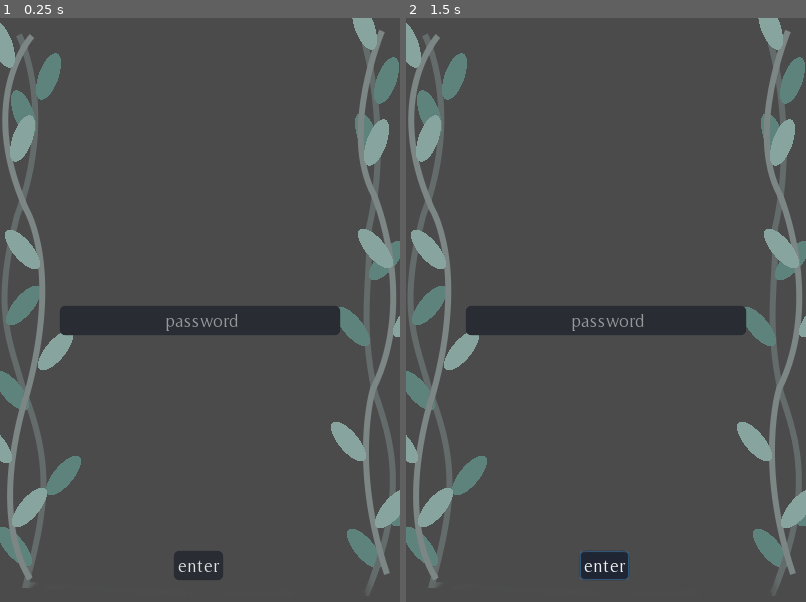
Above: before the commit, frames 1-2 (left to right).
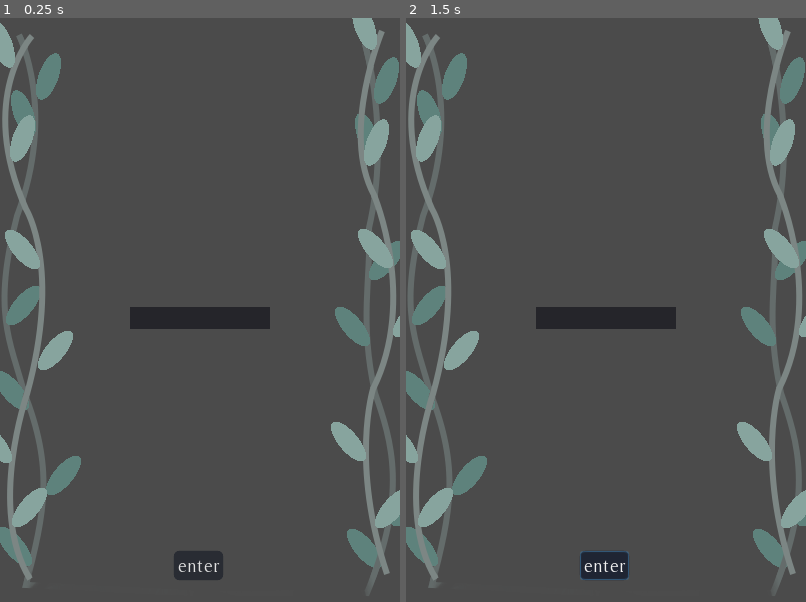
Above: after the commit, the same moments.

Repository: the-alex-g/QuenyaFlashcards
Game: Godot game, scene res://PasswordScreen.tscn
Same seed, same stepped clock (60 frames per second), same inputs: the game is played once before the commit and once after it.
Inputs:
- Up to frame 1 (0.25 s): no input
- Up to frame 2 (1.5 s): click "enter" at 0.5 s; click "enter" at 1.25 s

The runs differ from the first frame. In frame 1, 2.3% of the frame differs, in the area x 15-85%, y 49-55%; in frame 2, 2.3%.

Commit message:
Change password entering so it works on web

Diff:
--- a/project/Main.gd
+++ b/project/Main.gd
@@ -37,6 +37,7 @@
 
 func _get_list(lesson_number:String)->void:
 	_lesson_picker.visible = false
+	_word_list_display.text = ''
 	var words:Dictionary = get('LESS_'+lesson_number+'_WORDS')
 	for word in words:
 		_word_list_display.text += word +': '+words[word]+'\n'
--- a/project/PasswordScreen.gd
+++ b/project/PasswordScreen.gd
@@ -5,7 +5,7 @@
 # enums
 
 # constants
-const PASSWORD := 'Grey Havens'
+const PASSWORD := 'GREY HAVENS'
 
 # exported variables
 
@@ -13,23 +13,44 @@
 var _ignore
 
 # onready variables
-onready var _password_field := $Password
+onready var _password_field := $Panel/Label
 onready var _correct_noise := $Correct
 onready var _wrong_noise := $Wrong
 
 
-func _on_Password_text_entered(new_text:String)->void:
-	if new_text == PASSWORD:
+func _input(event:InputEvent)->void:
+	if event is InputEventKey and event.is_pressed():
+		var scancode:int = event.scancode
+		if _password_field.text.length() < 11:
+			# the range of letter keys
+			if scancode > 64 and scancode < 91:
+				var key_name := OS.get_scancode_string(scancode)
+				key_name.erase(1, 3)
+				_password_field.text += key_name
+			# space bar
+			elif scancode == 32:
+				_password_field.text += ' '
+		# the backspace key
+		if scancode == 16777220:
+			var text_length:int = _password_field.text.length()
+			if text_length > 0:
+				var new_text:String = _password_field.text
+				new_text.erase(text_length-1,1)
+				_password_field.text = new_text
+		# enter
+		elif scancode == 16777221:
+			_check_password()
+
+
+func _check_password()->void:
+	if _password_field.text == PASSWORD:
 		_go_to_next()
 	else:
 		_wrong_noise.play()
 
 
 func _on_EnterButton_pressed()->void:
-	if _password_field.text == PASSWORD:
-		_go_to_next()
-	else:
-		_wrong_noise.play()
+	_check_password()
 
 
 func _go_to_next()->void:
--- a/project/PasswordScreen.tscn
+++ b/project/PasswordScreen.tscn
@@ -28,17 +28,6 @@
 "_edit_use_anchors_": false
 }
 
-[node name="Password" type="LineEdit" parent="."]
-anchor_top = 0.5
-anchor_right = 1.0
-anchor_bottom = 0.5
-margin_left = 60.0
-margin_top = -12.0
-margin_right = -60.0
-margin_bottom = 12.0
-align = 1
-placeholder_text = "password"
-
 [node name="EnterButton" type="Button" parent="."]
 anchor_left = 0.5
 anchor_top = 1.0
@@ -52,10 +41,36 @@
 "_edit_use_anchors_": false
 }
 
+[node name="Panel" type="Panel" parent="."]
+anchor_left = 0.5
+anchor_top = 0.5
+anchor_right = 0.5
+anchor_bottom = 0.5
+margin_left = -70.0
+margin_top = -11.0
+margin_right = 70.0
+margin_bottom = 11.0
+__meta__ = {
+"_edit_use_anchors_": false
+}
+
+[node name="Label" type="Label" parent="Panel"]
+anchor_left = 0.5
+anchor_top = 0.5
+anchor_right = 0.5
+anchor_bottom = 0.5
+margin_left = -60.5
+margin_top = -10.5
+margin_right = 60.5
+margin_bottom = 10.5
+align = 1
+__meta__ = {
+"_edit_use_anchors_": false
+}
+
 [node name="Correct" type="AudioStreamPlayer" parent="."]
 stream = ExtResource( 3 )
 
 [node name="Wrong" type="AudioStreamPlayer" parent="."]
 stream = ExtResource( 4 )
-[connection signal="text_entered" from="Password" to="." method="_on_Password_text_entered"]
 [connection signal="pressed" from="EnterButton" to="." method="_on_EnterButton_pressed"]
